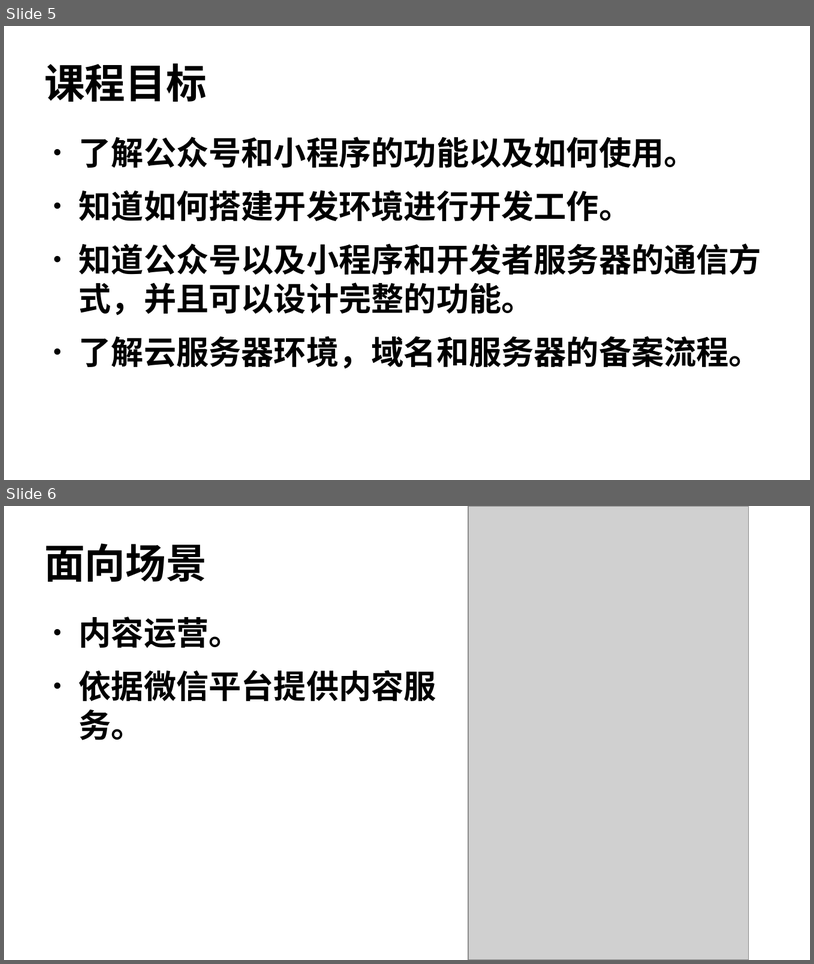
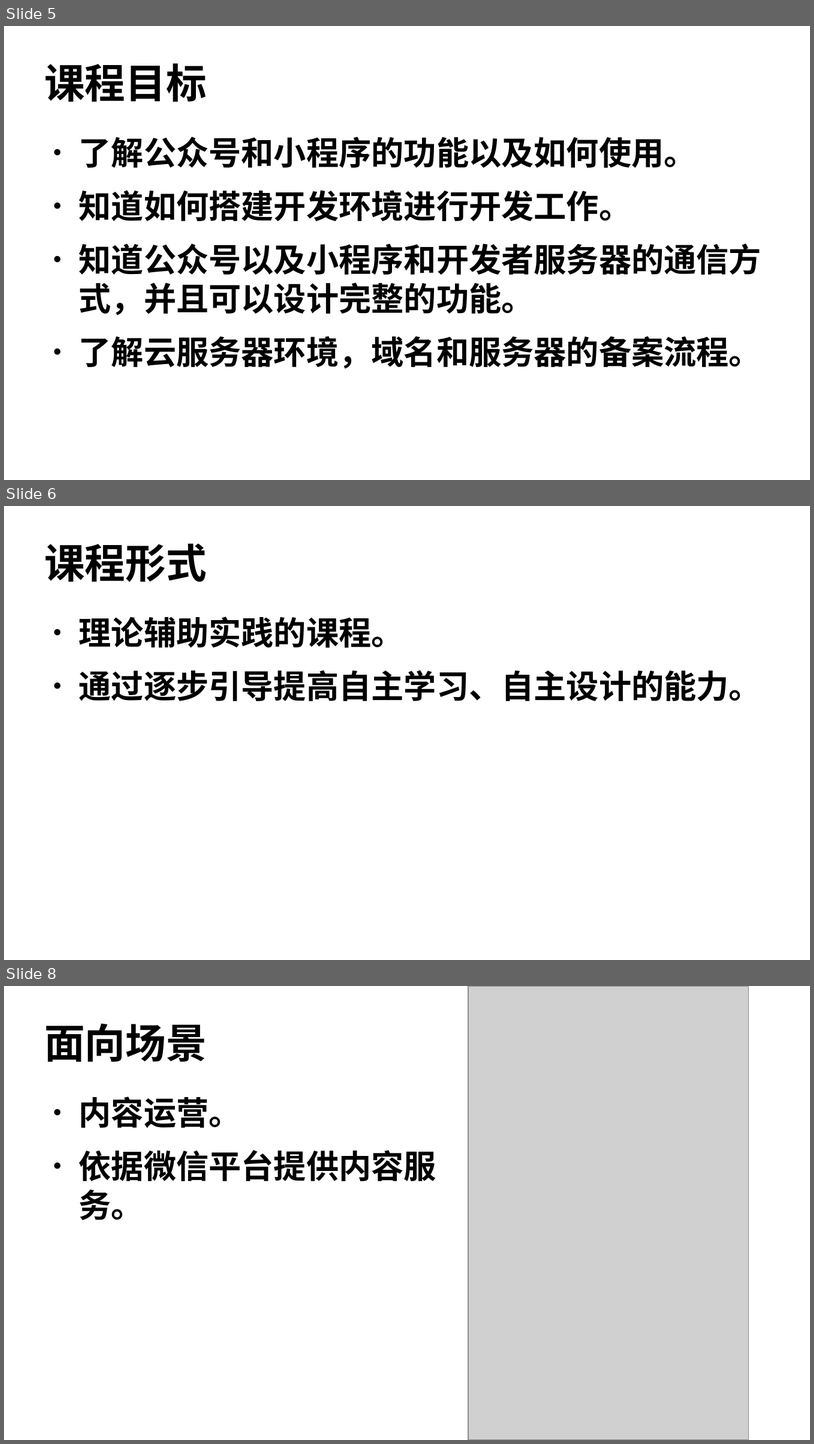
Before and after one commit to edu2act/course-wechat-and-miniprogram, a slide deck: materials/ch01/ch01_1-课程简介.odp. Shown one above the other, each under a label of ours: slides 5 and 6 before the commit, slides 5, 6 and 8 after it; the slides between them are not shown. The pictures are 814x964 and 814x1444 pixels, drawn with LibreOffice and Linux fonts; fonts in the diff are those of the drawing; grey boxes stand for pictures. Boxes give left, top, right and bottom in pixels: in the first picture for what was removed or moved away, otherwise in the second. Text is boxed around its words. In the diff, an @@ line names an element or a change of style, - is before the commit and + after.

```diff
--- a/materials/ch01/ch01_1-课程简介.odp
+++ b/materials/ch01/ch01_1-课程简介.odp
@@ slide 6 added at bbox=[4, 506, 810, 960], background #FFFFFF @@
@@ title added at bbox=[44, 543, 207, 582], 40 pt, text #000000, bold @@
+课程形式
@@ text added at bbox=[79, 616, 762, 701], 32 pt, text #000000, bold @@
+● 理论辅助实践的课程。
+● 通过逐步引导提高自主学习、自主设计的能力。
@@ what was slide 6 is now slide 8 @@
```
Also in this commit, not shown: 1 other slide added, 2 other files.
